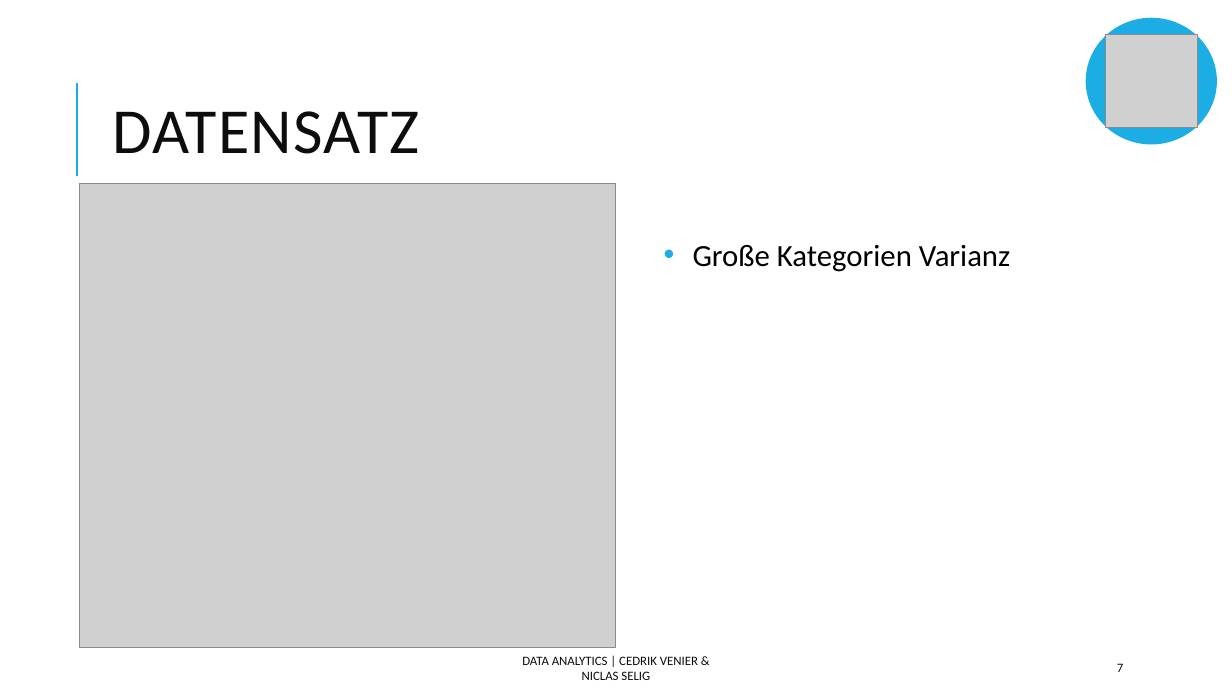
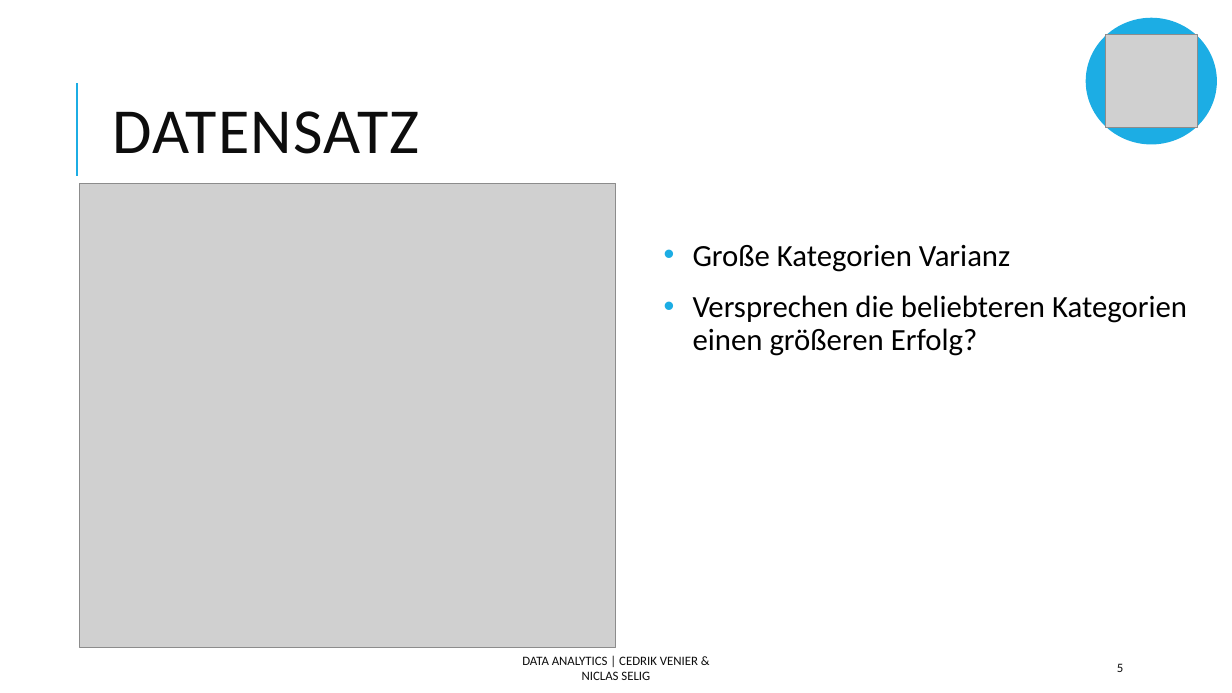
Before and after one commit to Cedrik-V/DataAnalyticsKickstarterWS21-22, a slide deck: slide 5 of Präsi.pptx (slide 7 before the commit). Drawn at 1232x693 pixels with LibreOffice and Linux fonts; fonts in the diff are those of the drawing; grey boxes stand for pictures. Boxes give left, top, right and bottom in pixels: in the first picture for what was removed or moved away, otherwise in the second. Text is boxed around its words. In the diff, an @@ line names an element or a change of style, - is before the commit and + after.

```diff
--- a/Präsi.pptx
+++ b/Präsi.pptx
@@ text at box(693, 295, 1187, 356): paragraph added @@
+• Versprechen die beliebteren Kategorien einen größeren Erfolg?
@@ page number at box(1117, 663, 1123, 672): text changed @@
-7
+5
```
Also in this commit, not shown: 3 other slides changed, 1 slide added, 1 slide removed.
